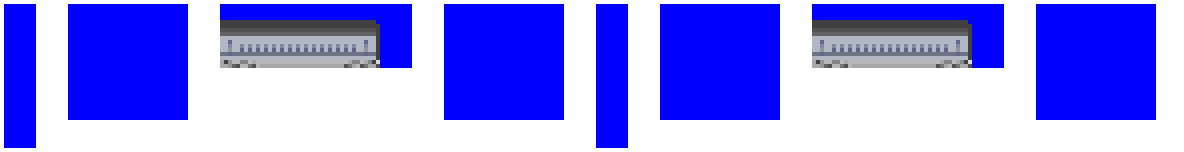
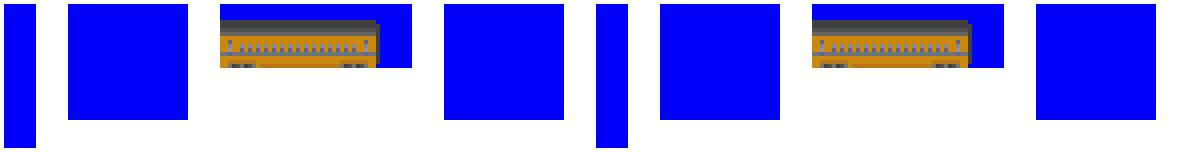
The second 1184×152 image is a revision of the first. Changes to its layers:
renamed "Pasted Layer copy" to "Mucar 10 Mail", painted on it over (220, 36, 972, 68)
renamed "Pasted Layer" to "Mucar 10", hid it, painted on it over (220, 36, 972, 68)
